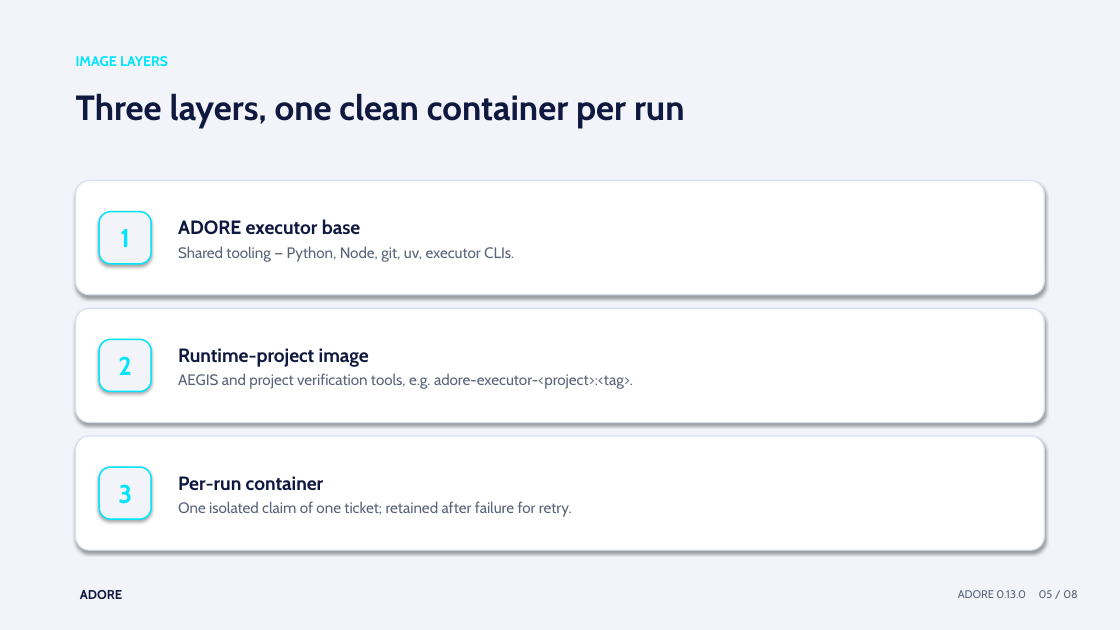
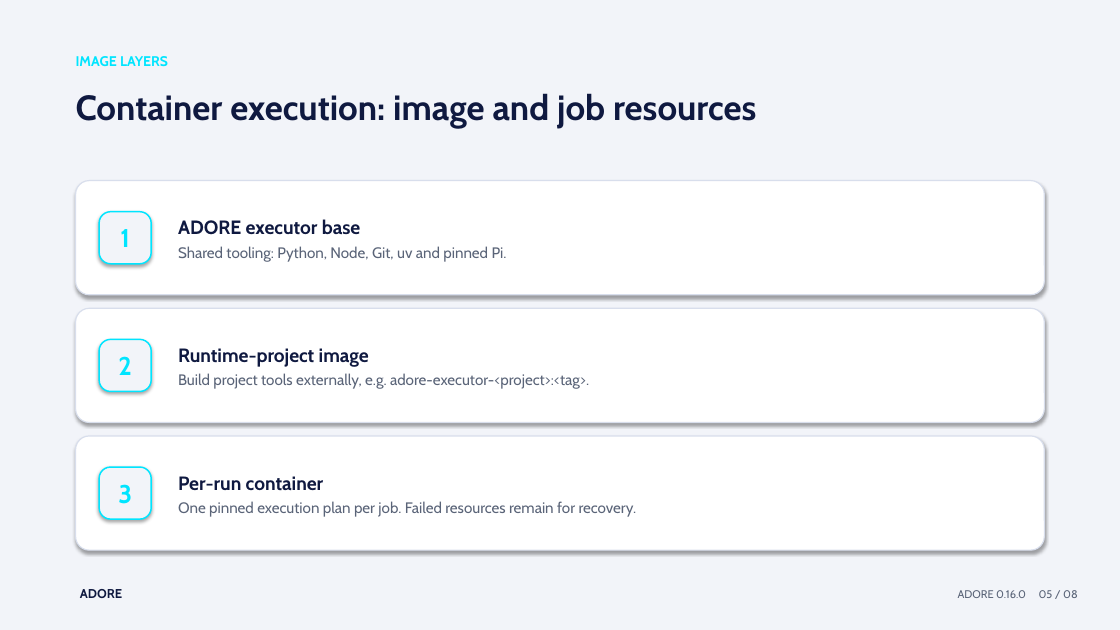
Before and after one commit to DDP-Engineering/AgenticDeliveryOrchestratorRuntimeEngine, a slide deck: slide 5 of 01_Documentation/Operator_Cheat_Sheets/Presentations/ADORE_04_Profiles_And_Container_Images.pptx. Drawn at 1120x630 pixels with LibreOffice and Linux fonts; fonts in the diff are those of the drawing. Boxes give left, top, right and bottom in pixels: in the first picture for what was removed or moved away, otherwise in the second. Text is boxed around its words. In the diff, an @@ line names an element or a change of style, - is before the commit and + after.

```diff
--- a/01_Documentation/Operator_Cheat_Sheets/Presentations/ADORE_04_Profiles_And_Container_Images.pptx
+++ b/01_Documentation/Operator_Cheat_Sheets/Presentations/ADORE_04_Profiles_And_Container_Images.pptx
@@ text at (76, 93, 756, 129): text changed @@
-Three layers, one clean container per run
+Container execution: image and job resources
@@ text at (178, 246, 507, 261): text changed @@
-Shared tooling — Python, Node, git, uv, executor CLIs.
+Shared tooling: Python, Node, Git, uv and pinned Pi.
@@ text at (178, 373, 589, 389): text changed @@
-AEGIS and project verification tools, e.g. adore-executor-<project>:<tag>.
+Build project tools externally, e.g. adore-executor-<project>:<tag>.
@@ text at (178, 501, 637, 517): text changed @@
-One isolated claim of one ticket; retained after failure for retry.
+One pinned execution plan per job. Failed resources remain for recovery.
@@ text at (958, 590, 1078, 598): text changed @@
-ADORE 0.13.0 05 / 08
+ADORE 0.16.0 05 / 08
```
Also in this commit, not shown: 7 other slides changed, 27 other files.
